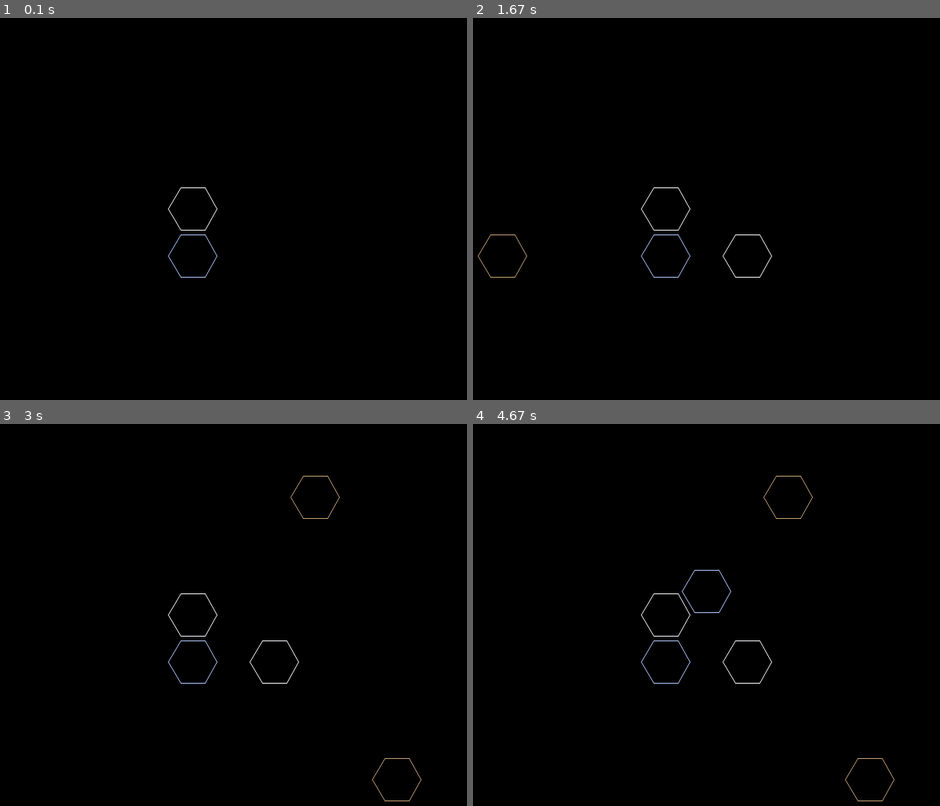
Above: before the commit, frames 1-4 (two rows, left to right).
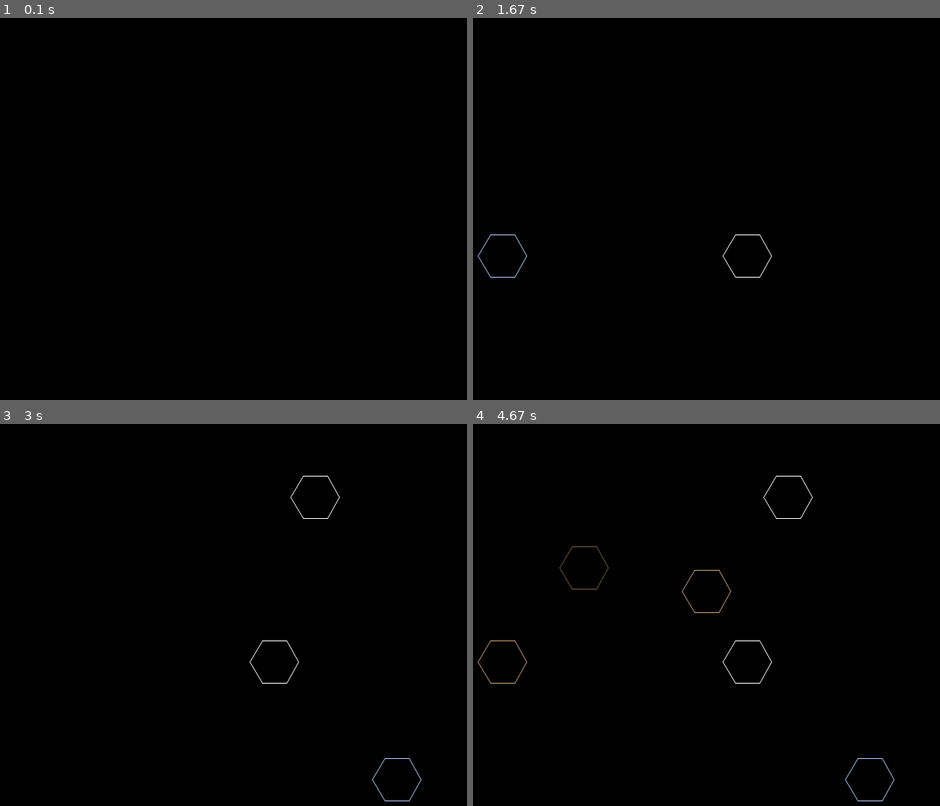
Above: after the commit, the same moments.

Repository: pavelchavdarov/pygameLoganStones
Game: pygame game, started from Controller.py
Two runs of this game, one before a commit and one after it. Both use one fixed random seed, a clock stepped at 60 frames per second and the inputs below.
Inputs (mouse positions are in pixels of both pictures, inside the frame that each line leads up to):
- Up to frame 1 (0.1 s): no input
- Up to frame 2 (1.67 s): press the mouse at (515, 235) at 0.37 s; move the mouse to (617, 296) at 0.47 s; release the mouse at (725, 357) at 0.6 s; press the mouse at (515, 235) at 0.7 s; move the mouse to (627, 258) at 0.8 s; release the mouse at (739, 281) at 0.93 s; press the mouse at (515, 235) at 1.53 s; move the mouse to (669, 277) at 1.63 s
- Up to frame 3 (3 s): release the mouse at (354, 725) at 1.77 s; press the mouse at (42, 641) at 1.87 s; move the mouse to (224, 714) at 1.97 s; release the mouse at (410, 786) at 2.1 s; press the mouse at (42, 641) at 2.23 s; move the mouse to (182, 592) at 2.33 s; release the mouse at (322, 538) at 2.47 s; press the mouse at (42, 641) at 2.57 s; move the mouse to (186, 569) at 2.67 s; release the mouse at (331, 500) at 2.8 s; move the mouse to (219, 615) at 2.9 s
- Up to frame 4 (4.67 s): click (692, 615) at 3 s; press the mouse at (515, 641) at 3.73 s; move the mouse to (529, 660) at 3.83 s; release the mouse at (543, 679) at 3.97 s; press the mouse at (515, 641) at 4.1 s; move the mouse to (687, 706) at 4.2 s; move the mouse to (860, 771) at 4.3 s; release the mouse at (860, 771) at 4.33 s; press the mouse at (515, 641) at 4.5 s; move the mouse to (571, 553) at 4.6 s

The runs differ from the first frame. In frame 1, 0.2% of the frame differs, in the area x 35-47%, y 44-68%; in frame 2, 0.3%; in frame 3, 0.3%; in frame 4, 0.6%, in the area x 1-91%, y 13-99%.

Commit message:
add _on_mouse_<event> add player model

Diff:
--- a/Controller.py
+++ b/Controller.py
@@ -3,7 +3,7 @@
 from Model import Model
 from Stone.Stone import Stone
 from Stone.Stone import StoneAvatar
-from resources import _STONE_ENTITY_3
+from resources import _STONE_COLOR
 from Pouch.PouchModel import PouchModel
 
 import sys
@@ -12,14 +12,21 @@
 
 class Controller:
 
-    def __init__(self, model=None, view=None):
+    def __init__(self, model=None):
         self.model = model
-        self.view = view
+        self.pouch = None
+
         self.done = False
         self.cell_radius = 30
         self.centr = (400, 330)
+        self.drag = False
+        self.drag_pos = None
+        self.drag_stone = None
+        self.avatar = None
 
-        self.board_group = pygame.sprite.LayeredUpdates()
+        self.board_group = pygame.sprite.RenderUpdates()
+        self.player1_group = pygame.sprite.RenderUpdates()
+        self.player2_group = pygame.sprite.RenderUpdates()
 
         self.Screen = pygame.display.set_mode((800, 720))
 
@@ -44,29 +51,8 @@
     def set_model(self, model):
         self.model = model
 
-    def set_view(self, view):
-        self.view = view
-
     def set_pouch(self, pouch):
         self.pouch = pouch
-
-    def _mark_stone(self, pos):
-        if self.model.marked_stone:
-            # переключили маркер
-            if model.marked_stone != pos["cell_pos"]:
-                model.get_stone(model.marked_stone).mark()
-                model.get_stone(pos["cell_pos"]).mark()
-                model.marked_stone = pos["cell_pos"]
-            # сняли маркер
-            else:
-                model.get_stone(model.marked_stone).mark()
-                model.marked_stone = None
-        # если ничего не выбрано
-        else:
-            stone = model.get_stone(pos["cell_pos"])
-            if stone:
-                stone.mark()
-                model.marked_stone = pos["cell_pos"]
 
     # depricated
     def _put_stone(self, pos):
@@ -74,71 +60,70 @@
         if stone_model:
             model.put_stone(pos["cell_pos"], Stone(self.cell_radius, pos["draw_pos"], self.board_group, stone_model))
 
+    def _move_stone_to_pos(self, stone, pos):
+        self.Screen.fill((0, 0, 0), stone.get_rect())
+        stone.move_to(pos["draw_pos"])
+
+    def _onMouseDown(self):
+        buttons = pygame.mouse.get_pressed()
+        pos = self._get_screen_pos(pygame.mouse.get_pos())
+        if buttons[0]:
+            # если камня нет, то поставим
+            if model.get_stone(pos["cell_pos"]) is None:
+                self._put_stone(pos)
+            else:
+                # иначе начинаем перетаскиваниекамня
+                if not self.drag:
+                    self.drag_pos = self._get_screen_pos(pygame.mouse.get_pos())
+                    self.drag = True
+                    self.avatar = StoneAvatar(model.get_stone(self.drag_pos["cell_pos"]))
+        elif buttons[2]:
+            stone = model.get_stone(pos["cell_pos"])
+            if stone:
+                stone.flip()
+        self.board_group.update()
+        return self.board_group.draw(self.Screen)
+
+    def _onMouseUp(self):
+        pos = self._get_screen_pos(pygame.mouse.get_pos())
+        if self.drag:
+            self.drag = False
+            # если камня нет, то переместим его
+            if self.model.get_stone(pos["cell_pos"]) is None:
+                drag_stone = self.model.get_stone(self.drag_pos["cell_pos"])
+                self._move_stone_to_pos(drag_stone, pos)
+                self.model.move_stone(self.drag_pos["cell_pos"], pos["cell_pos"])
+            # удаляем аватар
+            self.avatar.remove(self.board_group)
+            self.board_group.update()
+            return self.board_group.draw(self.Screen)
+
+    def _on_mouse_move(self):
+        if self.drag:
+            pos = self._get_screen_pos(pygame.mouse.get_pos())
+            if self.model.get_stone(pos["cell_pos"]) is None:
+                self._move_stone_to_pos(self.avatar, pos)
+                return self.board_group.draw(self.Screen)
+            else:
+                self._move_stone_to_pos(self.avatar, self.drag_pos)
+                return self.board_group.draw(self.Screen)
+
     def start(self):
         self.pouch.shake()
 
-        pos = {"draw_pos": self.centr}
-        pos.update({"cell_pos": (0, 0)})
-        self._put_stone(pos)
-
-        pos["draw_pos"] = (self.centr[0], self.centr[1] + 2 * self.cell_radius)
-        pos["cell_pos"] = (0, 1)
-        self._put_stone(pos)
-
-        rect_list = self.board_group.draw(self.Screen)
-        pygame.display.update(rect_list)
-
-        drag = False
-        drag_pos = None
+        rect_list = []
         while not self.done:
             for event in pygame.event.get():
-
+                if rect_list:
+                    rect_list.clear()
                 if event.type == pygame.constants.QUIT:
                     self.done = True
                 elif event.type == pygame.MOUSEBUTTONUP:
-                    pos = self._get_screen_pos(pygame.mouse.get_pos())
-                    if drag:
-                        drag = False
-                        self.Screen.fill((0, 0, 0), avatar.get_rect())
-                        self.Screen.fill((0, 0, 0), drag_stone.get_rect())
-
-                        # если камня нет, то переместим его
-                        if model.get_stone(pos["cell_pos"]) is None:
-                            model.move_stone(drag_pos["cell_pos"], pos["cell_pos"])
-                            drag_stone.move_to(pos["draw_pos"])
-                        avatar.remove(self.board_group)
-                        self.board_group.update()
-                        rect_list = self.board_group.draw(self.Screen)
+                    rect_list = self._onMouseUp()
                 elif event.type == pygame.MOUSEBUTTONDOWN:
-                    buttons = pygame.mouse.get_pressed()
-                    pos = self._get_screen_pos(pygame.mouse.get_pos())
-                    if buttons[0]:
-                        # если камня нет, то поставим
-                        if model.get_stone(pos["cell_pos"]) is None:
-                            self._put_stone(pos)
-                        else:
-                            # иначе начинаем перетаскиваниекамня
-                            if not drag:
-                                drag_pos = self._get_screen_pos(pygame.mouse.get_pos())
-                                drag = True
-                                drag_stone = model.get_stone(drag_pos["cell_pos"])
-                                avatar = StoneAvatar(drag_stone)
-                    elif buttons[2]:
-                        stone = model.get_stone(pos["cell_pos"])
-                        if stone:
-                            stone.flip()
-                    self.board_group.update()
-                    rect_list = self.board_group.draw(self.Screen)
+                    rect_list = self._onMouseDown()
                 elif event.type == pygame.MOUSEMOTION:
-                    if drag:
-                        pos = self._get_screen_pos(pygame.mouse.get_pos())
-                        if model.get_stone(pos["cell_pos"]) is None:
-                            old_rect = avatar.get_rect()
-
-                            avatar.move_to(pos["draw_pos"])
-                            self.Screen.fill((0, 0, 0), old_rect)
-
-                            rect_list = self.board_group.draw(self.Screen)
+                    rect_list = self._on_mouse_move()
 
                 pygame.display.update(rect_list)
 
@@ -151,6 +136,6 @@
     model = Model()
 
     cntrl.set_model(model)
-    cntrl.set_pouch(PouchModel(list(_STONE_ENTITY_3)))
+    cntrl.set_pouch(PouchModel(list(_STONE_COLOR)))
 
     cntrl.start()
--- /dev/null
+++ b/Player/PlayerModel.py
@@ -0,0 +1,15 @@
+from Stone.StoneModel import StoneModel
+from Stone.Stone import Stone
+
+class Player:
+    def __init__(self):
+        self.__stole_list = []
+
+    def get_stones(self):
+        return tuple(self.__stole_list)
+
+    def add_stone(self, stone_model):
+        if isinstance(stone_model, StoneModel):
+            self.__stole_list.append()
+
+    # TODO: get_stone()
--- a/Pouch/PouchModel.py
+++ b/Pouch/PouchModel.py
@@ -9,7 +9,7 @@
 
     def __init__(self, stone_sides):
         if not PouchModel.__pouch:
-            # stone_sides = list(_STONE_ENTITY_3)
+            # TODO: узнать из правил кол-во камней
             for i in range(1, 3):
                 PouchModel.__pouch.append(StoneModel(stone_sides[0], stone_sides[1]))
                 PouchModel.__pouch.append(StoneModel(stone_sides[1], stone_sides[2]))
--- /dev/null
+++ b/Settings.py
@@ -0,0 +1 @@
+CELL_RADIUS = 30
--- a/resources.py
+++ b/resources.py
@@ -4,10 +4,10 @@
 from math import cos
 from math import pi
 
-_STONE_ENTITY_3 = {"rock":      (194, 159, 117),
+_STONE_COLOR = {"rock":      (194, 159, 117),
                    "scissors":  (176, 196, 250),
                    "papper":    (248, 248, 255)
-                  }
+                }
 pi2 = pi * 2
 
 
@@ -41,10 +41,10 @@
                          for i in range(0, 6)]
                 image = Surface((round(2 * self.radius), round(2 * r1)))
 
-            for side in _STONE_ENTITY_3:
+            for side in _STONE_COLOR:
                 self.__sides_dict[side] = image.copy()
                 self.__sides_dict[side].set_colorkey((0, 0, 0))
-                draw.aalines(self.__sides_dict[side], _STONE_ENTITY_3[side], True, lines)
+                draw.aalines(self.__sides_dict[side], _STONE_COLOR[side], True, lines)
 
         def get_entity(self, side_name):
             if side_name in self.__sides_dict:
Empty file added: Player/__init__.py
